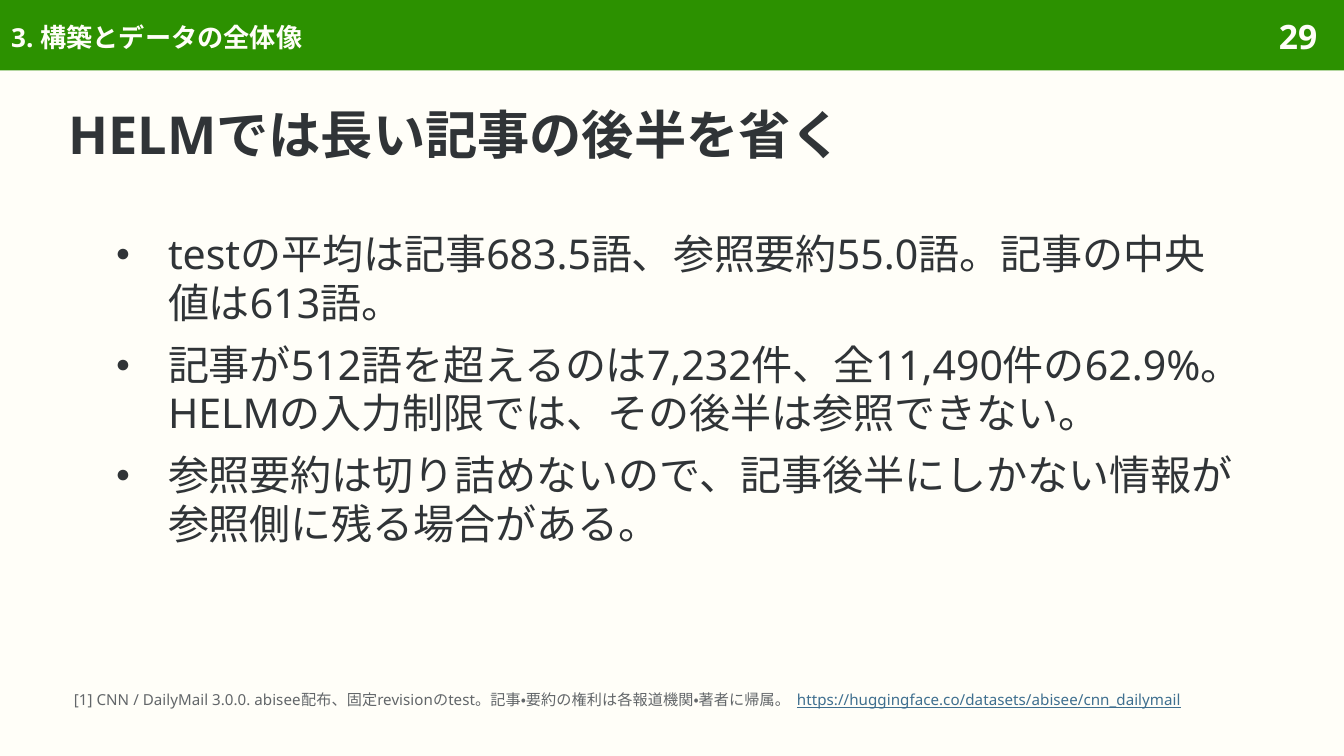
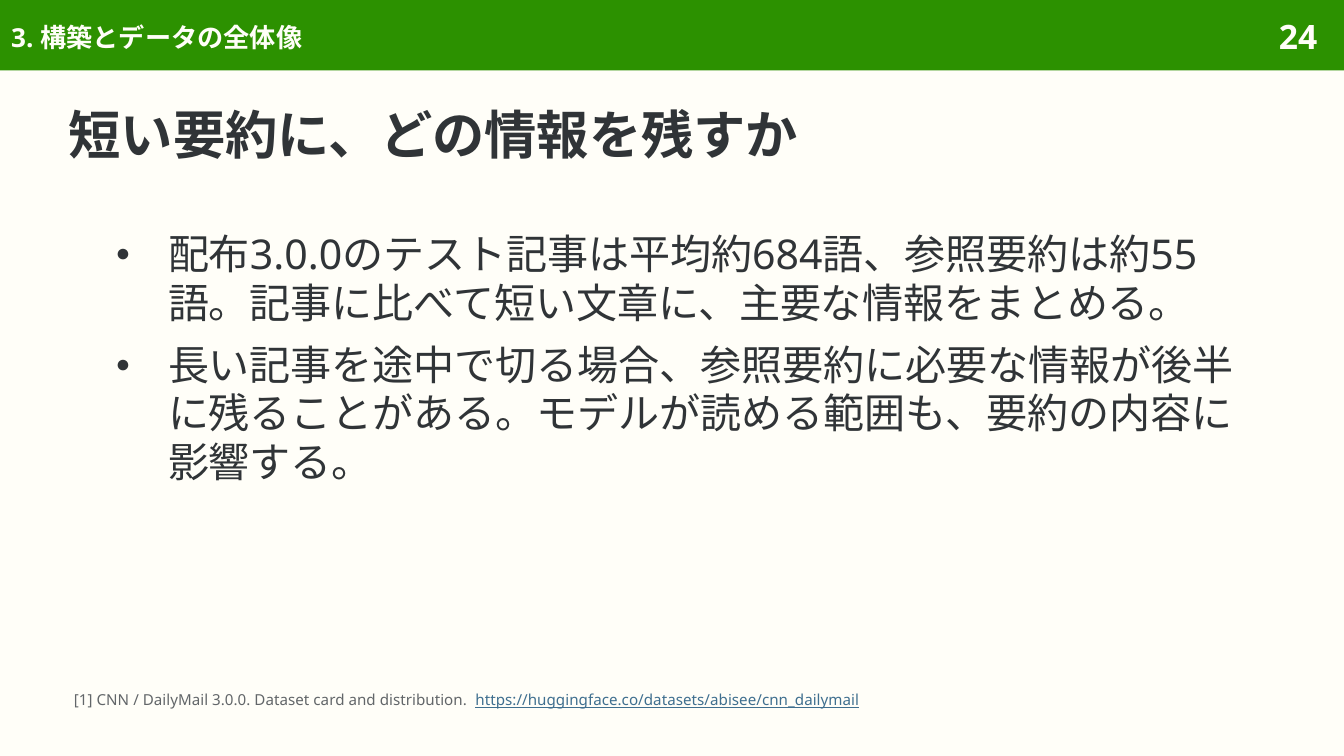
Before and after one commit to sasakiy84/datasets-in-10-minutes, a slide deck: slide 24 of slides/datasets-in-10-minutes-cnn-dailymail.pptx (slide 29 before the commit). Drawn at 1344x756 pixels with LibreOffice and Linux fonts; fonts in the diff are those of the drawing. Boxes give left, top, right and bottom in pixels: in the first picture for what was removed or moved away, otherwise in the second. Text is boxed around its words. In the diff, an @@ line names an element or a change of style, - is before the commit and + after.

Commit message:
Present CNN DailyMail as the original summarization dataset

```diff
--- a/slides/datasets-in-10-minutes-cnn-dailymail.pptx
+++ b/slides/datasets-in-10-minutes-cnn-dailymail.pptx
@@ page number at <box>1279,24,1317,49</box>: text changed @@
-29
+24
@@ title at <box>69,109,798,159</box>: text changed @@
-HELMでは長い記事の後半を省く
+短い要約に、どの情報を残すか
@@ text at <box>168,234,1234,481</box>: text changed @@
-● testの平均は記事683.5語、参照要約55.0語。記事の中央値は613語。
-● 記事が512語を超えるのは7,232件、全11,490件の62.9%。HELMの入力制限では、その後半は参照できない。
-● 参照要約は切り詰めないので、記事後半にしかない情報が参照側に残る場合がある。
+● 配布3.0.0のテスト記事は平均約684語、参照要約は約55語。記事に比べて短い文章に、主要な情報をまとめる。
+● 長い記事を途中で切る場合、参照要約に必要な情報が後半に残ることがある。モデルが読める範囲も、要約の内容に影響する。
@@ text at <box>74,693,858,709</box>: text changed; text colour #626669 to #3F6F8F @@
-[1] CNN / DailyMail 3.0.0. abisee配布、固定revisionのtest。記事・要約の権利は各報道機関・著者に帰属。 https://huggingface.co/datasets/abisee/cnn_dailymail
+[1] CNN / DailyMail 3.0.0. Dataset card and distribution. https://huggingface.co/datasets/abisee/cnn_dailymail
```
Also in this commit, not shown: 50 other slides changed, 14 slides removed, 40 other files.
